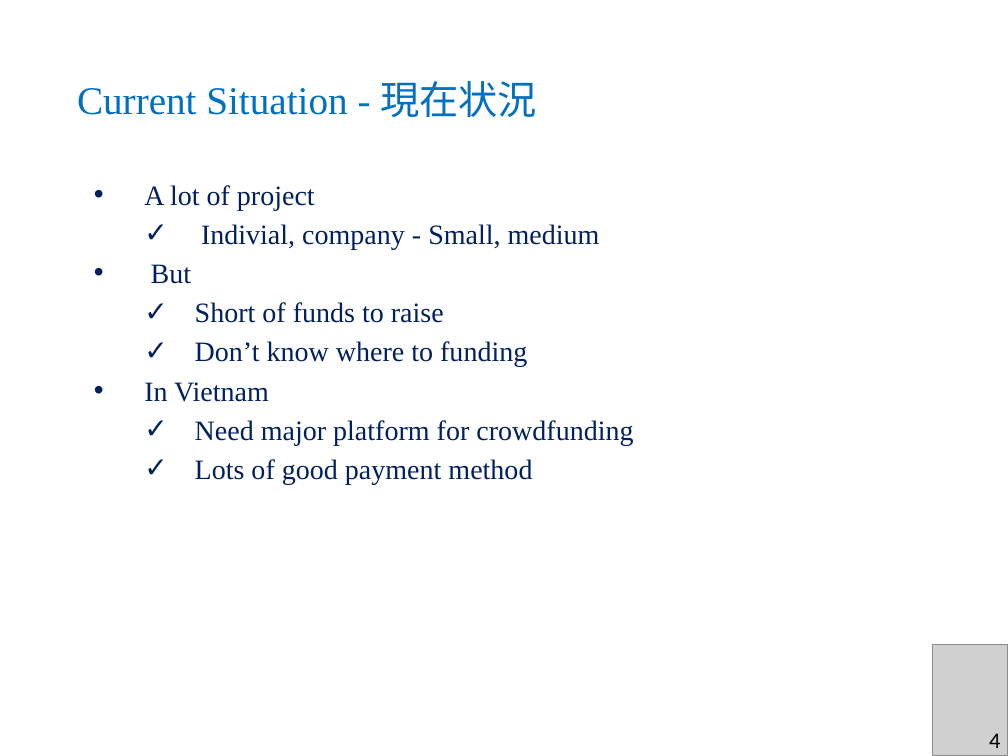
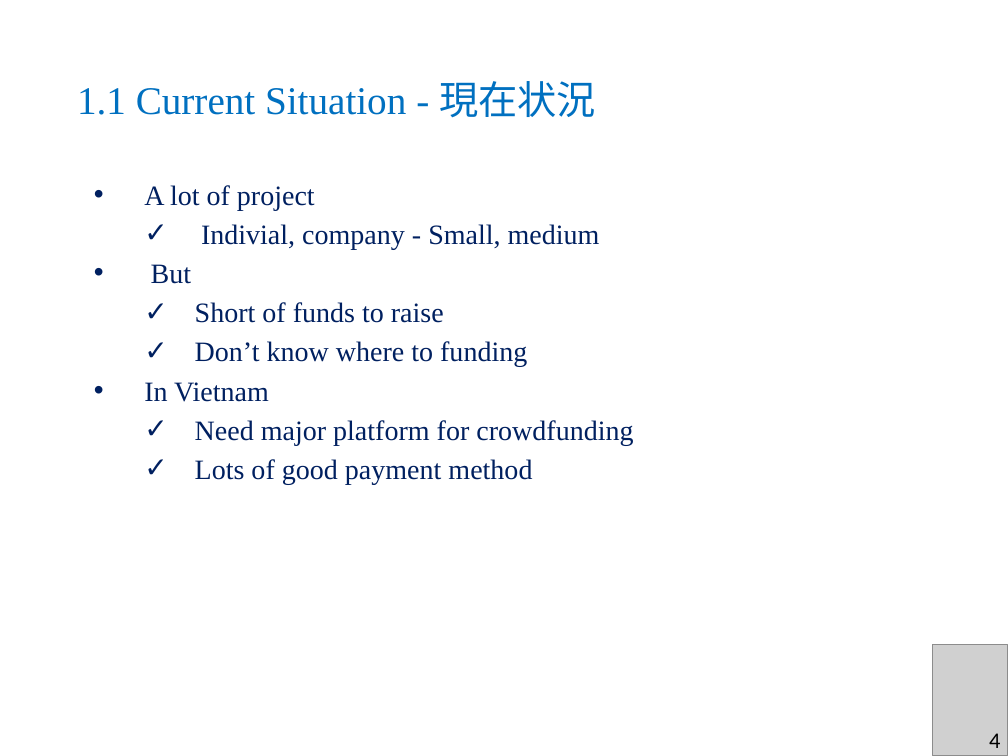
Before and after one commit to sangnvus/2015FALLJS01, a slide deck: slide 7 of WIP/Documents/Report 6/DDL_Slide_v1.1.pptx. Drawn at 1008x756 pixels with LibreOffice and Linux fonts; fonts in the diff are those of the drawing; grey boxes stand for pictures; background and template pictures are left out. Boxes give left, top, right and bottom in pixels: in the first picture for what was removed or moved away, otherwise in the second. Text is boxed around its words. In the diff, an @@ line names an element or a change of style, - is before the commit and + after.

```diff
--- a/WIP/Documents/Report 6/DDL_Slide_v1.1.pptx
+++ b/WIP/Documents/Report 6/DDL_Slide_v1.1.pptx
@@ text at <box>77,81,596,118</box>: text changed @@
-Current Situation - 現在状況
+1.1 Current Situation - 現在状況
```
Also in this commit, not shown: 30 other slides changed, 1 slide added.
